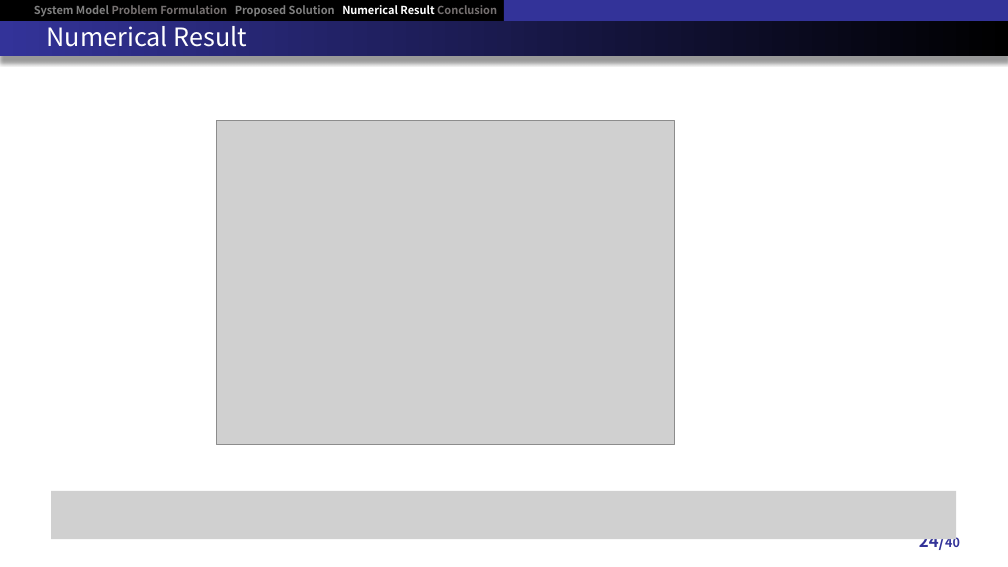
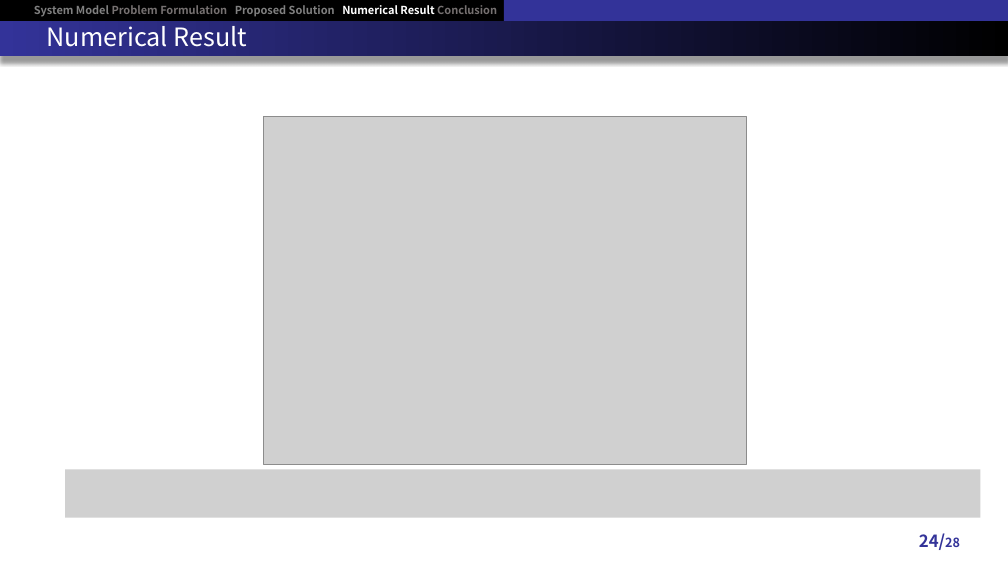
Before and after one commit to RefatHanbat/Presentation-of-SDM, a slide deck: slide 24 of New Problem/Thesis Defense slide.pptx. Drawn at 1008x567 pixels with LibreOffice and Linux fonts; fonts in the diff are those of the drawing; grey boxes stand for pictures. Boxes give left, top, right and bottom in pixels: in the first picture for what was removed or moved away, otherwise in the second. Text is boxed around its words. In the diff, an @@ line names an element or a change of style, - is before the commit and + after.

```diff
--- a/New Problem/Thesis Defense slide.pptx
+++ b/New Problem/Thesis Defense slide.pptx
@@ picture: place and size @@
-picture at box(216, 120, 675, 445)
+picture at box(263, 117, 747, 465)
@@ picture: place and size @@
-picture at box(51, 491, 957, 539)
+picture at box(65, 470, 981, 518)
@@ page number at box(919, 533, 960, 550): text changed @@
-24/40
+24/28
```
Also in this commit, not shown: 7 other slides changed, 24 slides removed, 1 other file.
